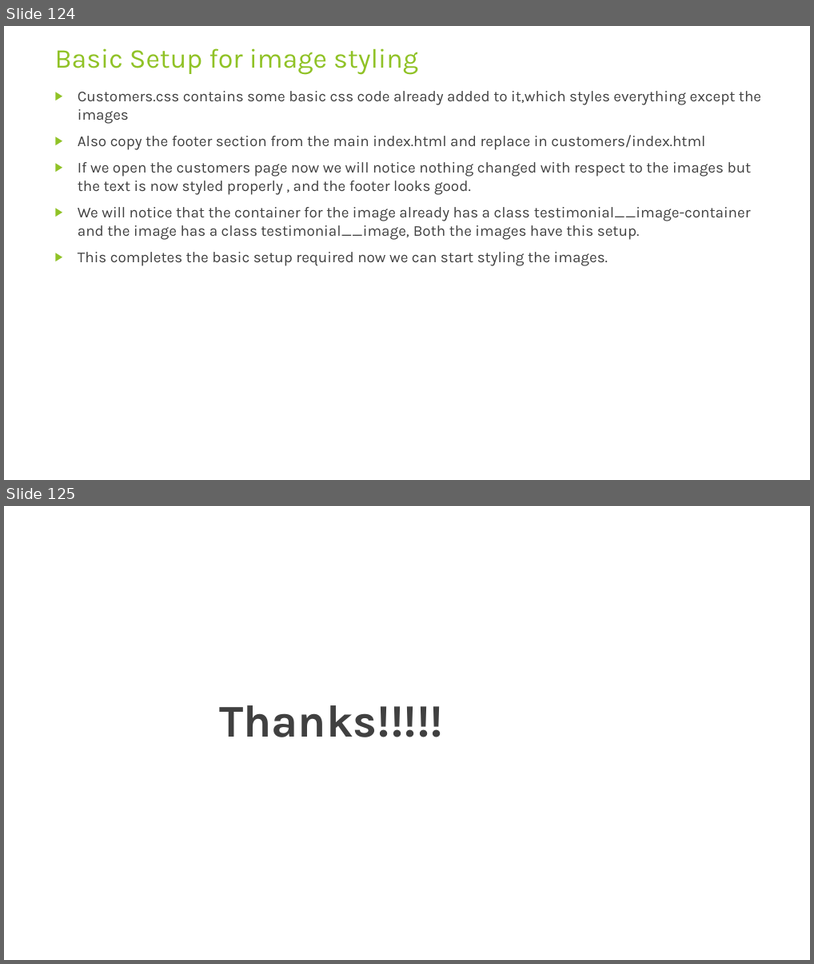
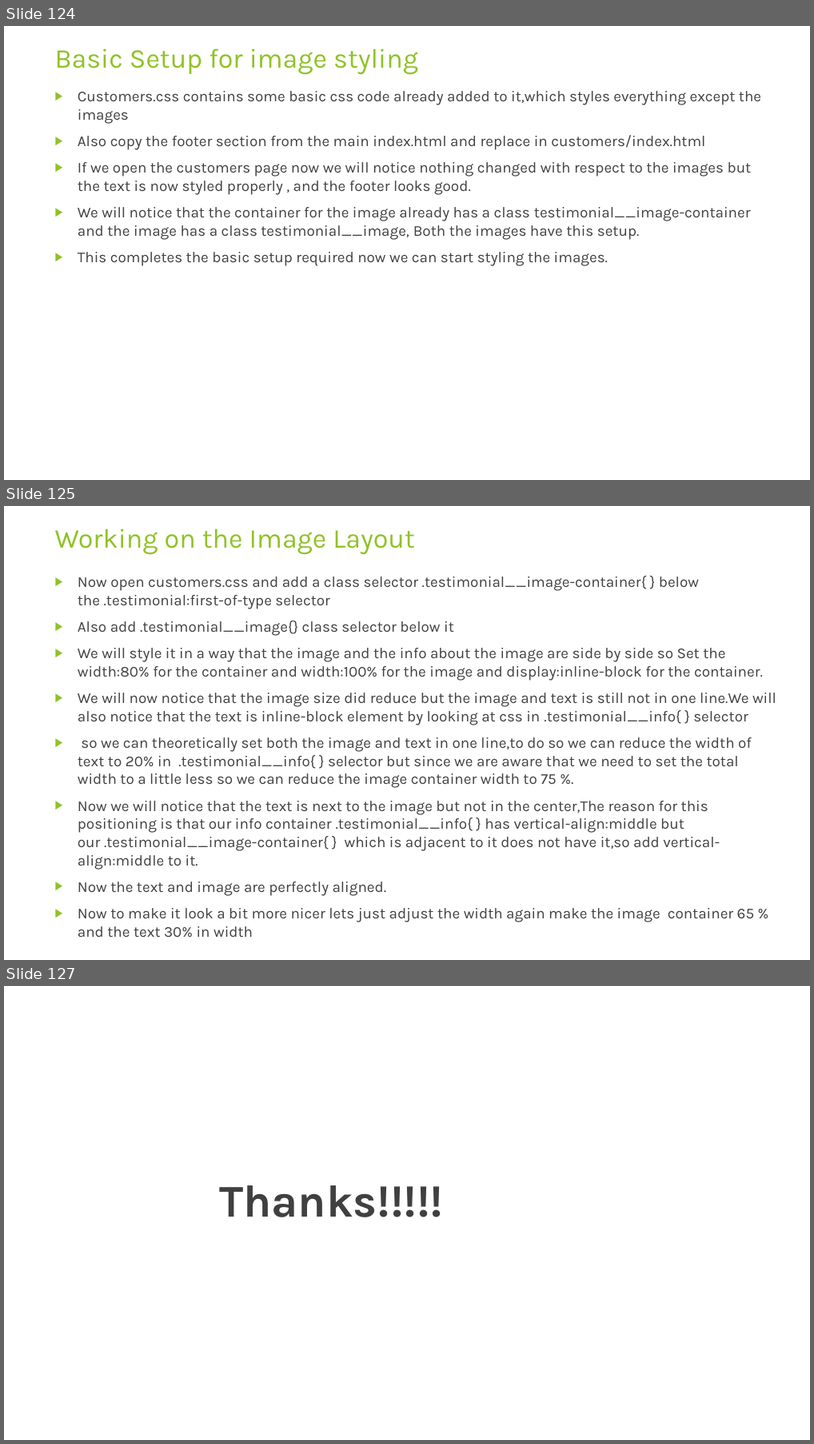
Before and after one commit to rudhrainfogain/CSS, a slide deck: PPT/Css-v7.pptx. Shown one above the other, each under a label of ours: slides 124 and 125 before the commit, slides 124, 125 and 127 after it; the slides between them are not shown. The pictures are 814x964 and 814x1444 pixels, drawn with LibreOffice and Linux fonts; fonts in the diff are those of the drawing. Boxes give left, top, right and bottom in pixels: in the first picture for what was removed or moved away, otherwise in the second. Text is boxed around its words. In the diff, an @@ line names an element or a change of style, - is before the commit and + after.

Commit message:
imageLayout

```diff
--- a/PPT/Css-v7.pptx
+++ b/PPT/Css-v7.pptx
@@ slide 125 added at (x1=4, y1=506, x2=810, y2=960), background #FFFFFF @@
@@ title added at (x1=55, y1=528, x2=414, y2=554), 32.4 pt, text #90C226 @@
+Working on the Image Layout
@@ text added at (x1=78, y1=576, x2=777, y2=936), 18 pt, text #404040 @@
+▶ Now open customers.css and add a class selector .testimonial__image-container{ } below the .testimonial:first-of-type selector
+▶ Also add .testimonial__image{} class selector below it
+▶ We will style it in a way that the image and the info about the image are side by side so Set the width:80% for the container and width:100% for the image and display:inline-block for the container.
+▶ We will now notice that the image size did reduce but the image and text is still not in one line.We will also notice that the text is inline-block element by looking at css in .testimonial__info{ } selector
+▶ so we can theoretically set both the image and text in one line,to do so we can reduce the width of text to 20% in .testimonial__info{ } selector but since we are aware that we need to set the total width to a little less so we can reduce the image container width to 75 %.
+▶ Now we will notice that the text is next to the image but not in the center,The reason for this positioning is that our info container .testimonial__info{ } has vertical-align:middle but our .testimonial__image-container{ } which is adjacent to it does not have it,so add vertical-align:middle to it.
+▶ Now the text and image are perfectly aligned.
+▶ Now to make it look a bit more nicer lets just adjust the width again make the image container 65 % and the text 30% in width
@@ what was slide 125 is now slide 127 @@
```
Also in this commit, not shown: 1 other slide added, 1 other file.
